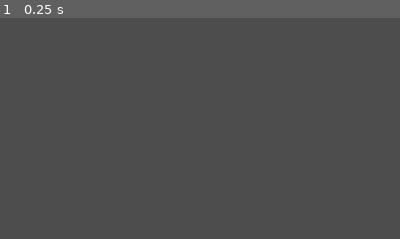
Above: before the commit, frame 1.
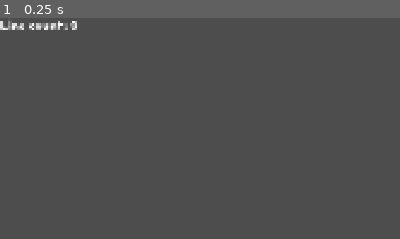
Above: after the commit, the same moment.

Repository: lazaromenezes/zen-jam-10
Game: Godot game, scene res://src/screens/map.tscn
Two runs of this game, one before a commit and one after it. Both use one fixed random seed, a clock stepped at 60 frames per second and the inputs below.
Inputs:
- Up to frame 1 (0.25 s): no input
The pictures show only the part of the screen within x 0-50%, y 0-50%; the shares and areas given below are measured in that part.

The runs differ from the first frame. In frame 1, 0.5% of the frame differs, in the area x 0-20%, y 1-6%.

Commit message:
Game over on oversized line

Diff:
--- a/src/objects/kid/kid.gd
+++ b/src/objects/kid/kid.gd
@@ -1,5 +1,8 @@
 class_name Kid
 extends CharacterBody2D
+
+signal bouncing
+signal enter_line
 
 const WALK_ANIM = &"walk"
 const IDLE_ANIM = &"idle"
@@ -28,6 +31,7 @@
 var _balloon: Balloon
 var _is_next_inline: bool = false
 var _just_landed: bool = false
+var _inline: bool = false
 
 func _ready() -> void:
 	_raycast.add_exception(_area)
@@ -69,6 +73,9 @@
 	_state = State.HOLDING
 	_is_next_inline = false
 
+func get_state() -> State:
+	return _state
+
 func _enter_spot() -> void:
 	if _just_landed:
 		_just_landed = false
@@ -104,6 +111,9 @@
 			var kid := collider.owner as Kid
 			if kid and kid.global_position.x < global_position.x:
 				_change_dir(0)
+				if not _inline and kid.get_state() == State.INLINE:
+					_inline = true
+					enter_line.emit()
 			else:
 				_change_dir(-1)
 	else:
@@ -140,12 +150,16 @@
 		stall.create_balloon.call_deferred()
 		stall.set_next_inline(self)
 		_is_next_inline = true
+		if not _inline:
+			_inline = true
+			enter_line.emit()
 	elif area.owner is Trampoline and _state == State.HOLDING:
 		_state = State.BOUNCING
 		_release_balloon()
 		velocity.y = _bounce_speed
 		var trampoline = area.owner as Trampoline
 		trampoline.push()
+		bouncing.emit()
 
 func _on_area_2d_body_entered(_body: Node2D) -> void:
 	if _state == State.HOLDING:
--- /dev/null
+++ b/src/objects/line_manager/debug_line_count.gd
@@ -0,0 +1,7 @@
+extends Label
+
+func _ready() -> void:
+	text = "Line count: 0"
+
+func _on_line_count_updated(count: int) -> void:
+	text = "Line count: " + str(count)
--- /dev/null
+++ b/src/objects/line_manager/debug_line_count.tscn
@@ -0,0 +1,9 @@
+[gd_scene load_steps=2 format=3 uid="uid://bigfhu2eramuk"]
+
+[ext_resource type="Script" uid="uid://dow5ni60swfc" path="res://src/objects/line_manager/debug_line_count.gd" id="1_oftod"]
+
+[node name="DebugLineCount" type="Label"]
+offset_right = 40.0
+offset_bottom = 32.0
+text = "Line count: 999"
+script = ExtResource("1_oftod")
--- a/src/objects/line_manager/line_manager.gd
+++ b/src/objects/line_manager/line_manager.gd
@@ -1,11 +1,15 @@
 class_name LineManager
 extends Node2D
+
+signal updated_line(count: int)
 
 @export var _kid_scene: PackedScene
 @export var _initial_delay: float = 8
 @export var _timer: Timer
+@export var _max_kids_inline: int = 7
 
 var _current_delay: float
+var _line_count: int
 
 func _ready() -> void:
 	_spawn_kid.call_deferred()
@@ -17,6 +21,21 @@
 	var kid := _kid_scene.instantiate() as Kid
 	add_sibling(kid)
 	kid.global_position = global_position
+	kid.enter_line.connect(_on_enter_line)
+	kid.bouncing.connect(_on_bouncing)
+
+func _game_over() -> void:
+	print("Game Over!!")
 
 func _on_timeout() -> void:
 	_spawn_kid()
+
+func _on_enter_line() -> void:
+	_line_count += 1
+	if _line_count >= _max_kids_inline:
+		_game_over()
+	updated_line.emit(_line_count)
+
+func _on_bouncing() -> void:
+	_line_count -= 1
+	updated_line.emit(_line_count)
--- a/src/screens/map.tscn
+++ b/src/screens/map.tscn
@@ -1,7 +1,8 @@
-[gd_scene load_steps=5 format=3 uid="uid://mt25okssb51x"]
+[gd_scene load_steps=6 format=3 uid="uid://mt25okssb51x"]
 
 [ext_resource type="PackedScene" uid="uid://ctma3i7b8fmom" path="res://src/objects/stall/stall.tscn" id="1_rj4je"]
 [ext_resource type="PackedScene" uid="uid://ofv6rsepmowu" path="res://src/objects/trampoline/trampoline.tscn" id="3_bnd7t"]
+[ext_resource type="PackedScene" uid="uid://bigfhu2eramuk" path="res://src/objects/line_manager/debug_line_count.tscn" id="4_bnd7t"]
 [ext_resource type="PackedScene" uid="uid://bljutboc7t788" path="res://src/objects/line_manager/line_manager.tscn" id="4_vnbiq"]
 
 [sub_resource type="RectangleShape2D" id="RectangleShape2D_cj6eu"]
@@ -25,3 +26,7 @@
 
 [node name="LineManager" parent="." instance=ExtResource("4_vnbiq")]
 position = Vector2(2105, 889)
+
+[node name="DebugLineCount" parent="." instance=ExtResource("4_bnd7t")]
+
+[connection signal="updated_line" from="LineManager" to="DebugLineCount" method="_on_line_count_updated"]
Not shown, added: src/objects/line_manager/debug_line_count.gd.uid
